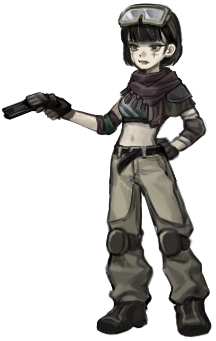
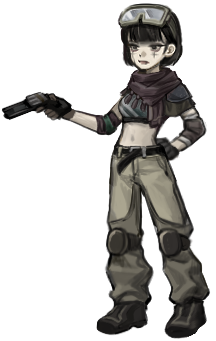
Layers edited between the first and the second 216x341 image:
painted on "pelvis" over [176, 183, 192, 227]
painted on "R_leg" over [173, 307, 181, 311]
painted on "R_foot" over [164, 298, 212, 339]
renamed "body" to "레이어 1", painted on it over [164, 67, 191, 97]
painted on "head" over [164, 67, 175, 71]
painted on "L_arm" over [70, 119, 100, 134]
